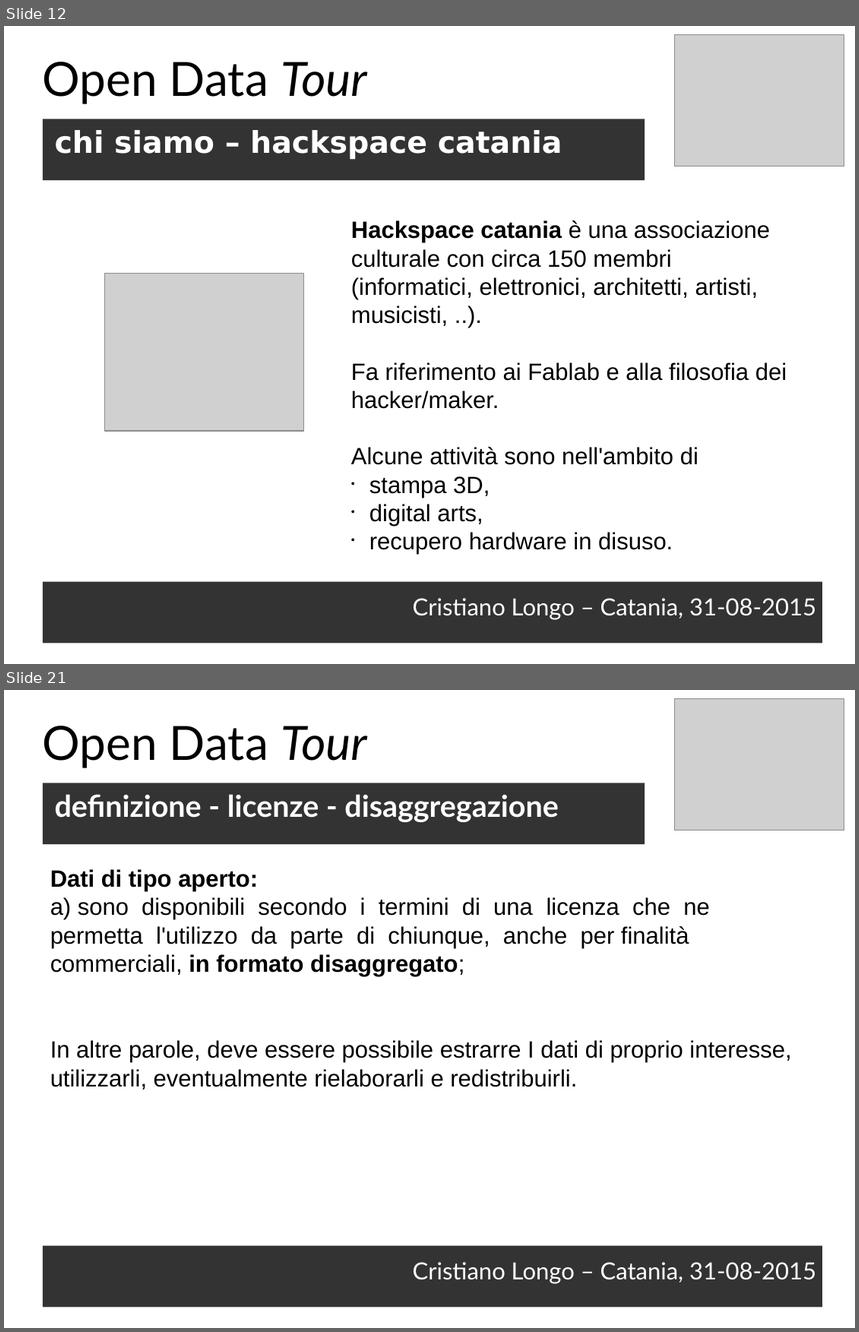
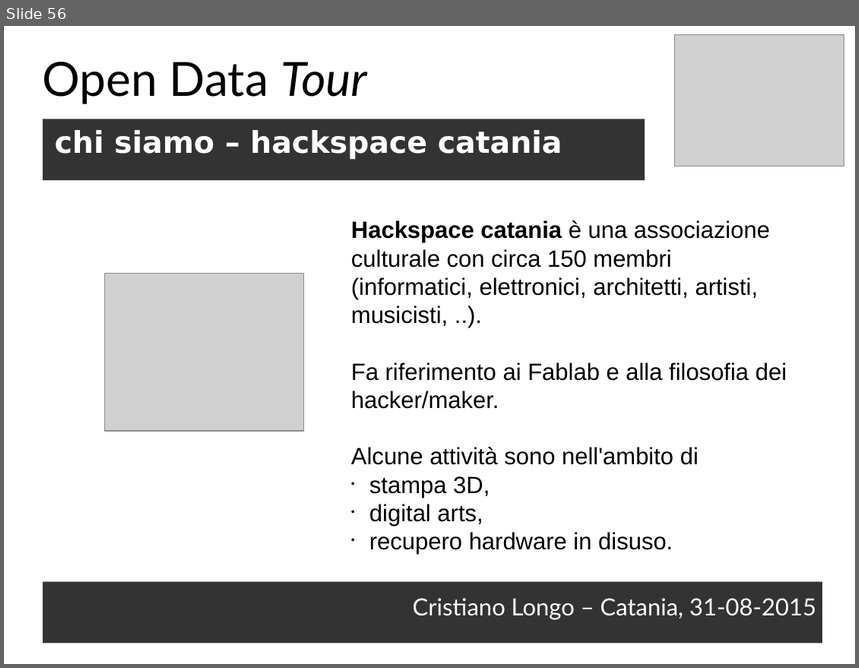
Before and after one commit to opendatahacklab/opendatahacklab.github.io, a slide deck: events/odt_ods15.odp. Shown one above the other, each under a label of ours: slides 12 and 21 before the commit, slide 56 after it; the slides between them are not shown. The pictures are 859x1332 and 859x668 pixels, drawn with LibreOffice and Linux fonts; fonts in the diff are those of the drawing; grey boxes stand for pictures. Boxes give left, top, right and bottom in pixels: in the first picture for what was removed or moved away, otherwise in the second. Text is boxed around its words. In the diff, an @@ line names an element or a change of style, - is before the commit and + after.

```diff
--- a/events/odt_ods15.odp
+++ b/events/odt_ods15.odp
@@ slide 21 removed at <box>4,690,855,1328</box>, background #FFFFFF @@
@@ picture removed at <box>675,699,845,831</box> @@
@@ text removed at <box>43,726,367,768</box> @@
-Open Data Tour
@@ text removed at <box>43,783,645,844</box> @@
-definizione - licenze - disaggregazione
@@ text removed at <box>50,869,709,977</box> @@
-Dati di tipo aperto:
-a) sono disponibili secondo i termini di una licenza che ne permetta l'utilizzo da parte di chiunque, anche per finalità commerciali, in formato disaggregato;
@@ text removed at <box>50,1040,791,1090</box> @@
-In altre parole, deve essere possibile estrarre I dati di proprio interesse, utilizzarli, eventualmente rielaborarli e redistribuirli.
@@ text removed at <box>43,1246,823,1307</box> @@
-Cristiano Longo – Catania, 31-08-2015
@@ what was slide 12 is now slide 56 @@
```
Also in this commit, not shown: 3 slides changed, 45 slides added, 72 other slides removed.
